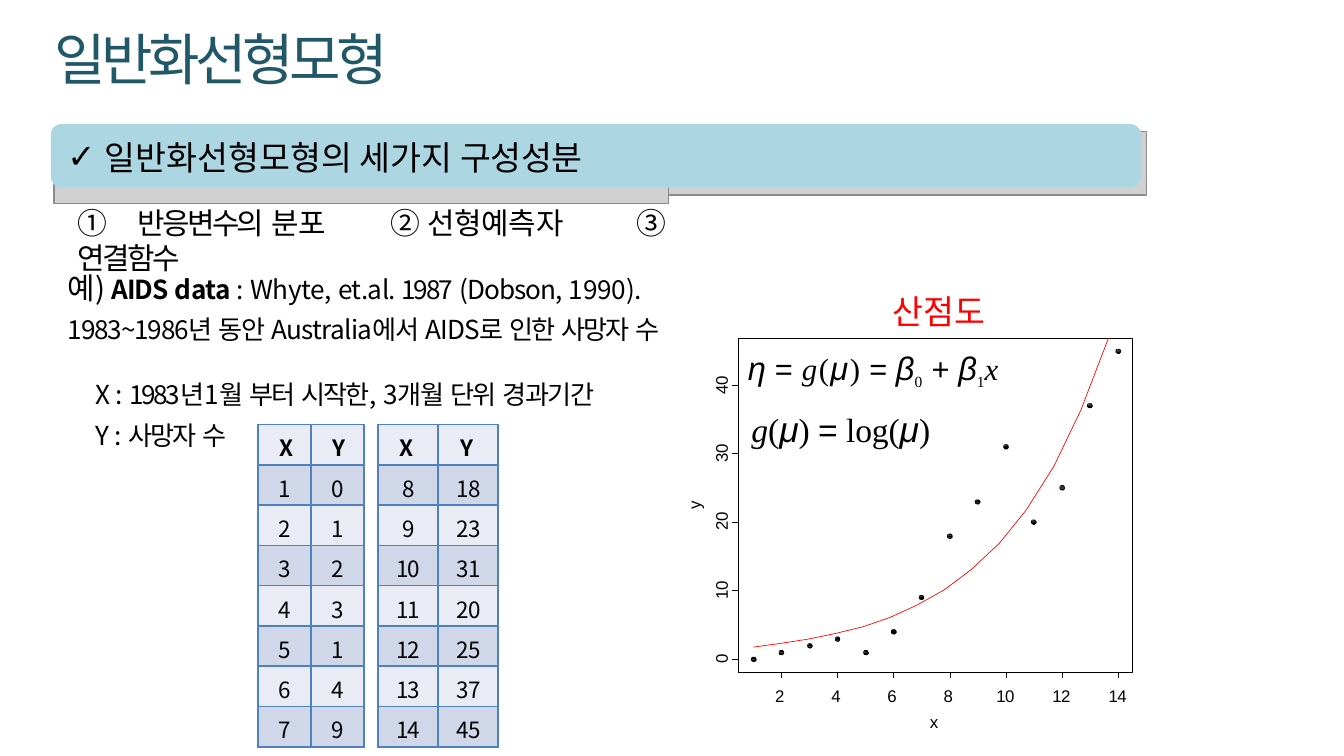
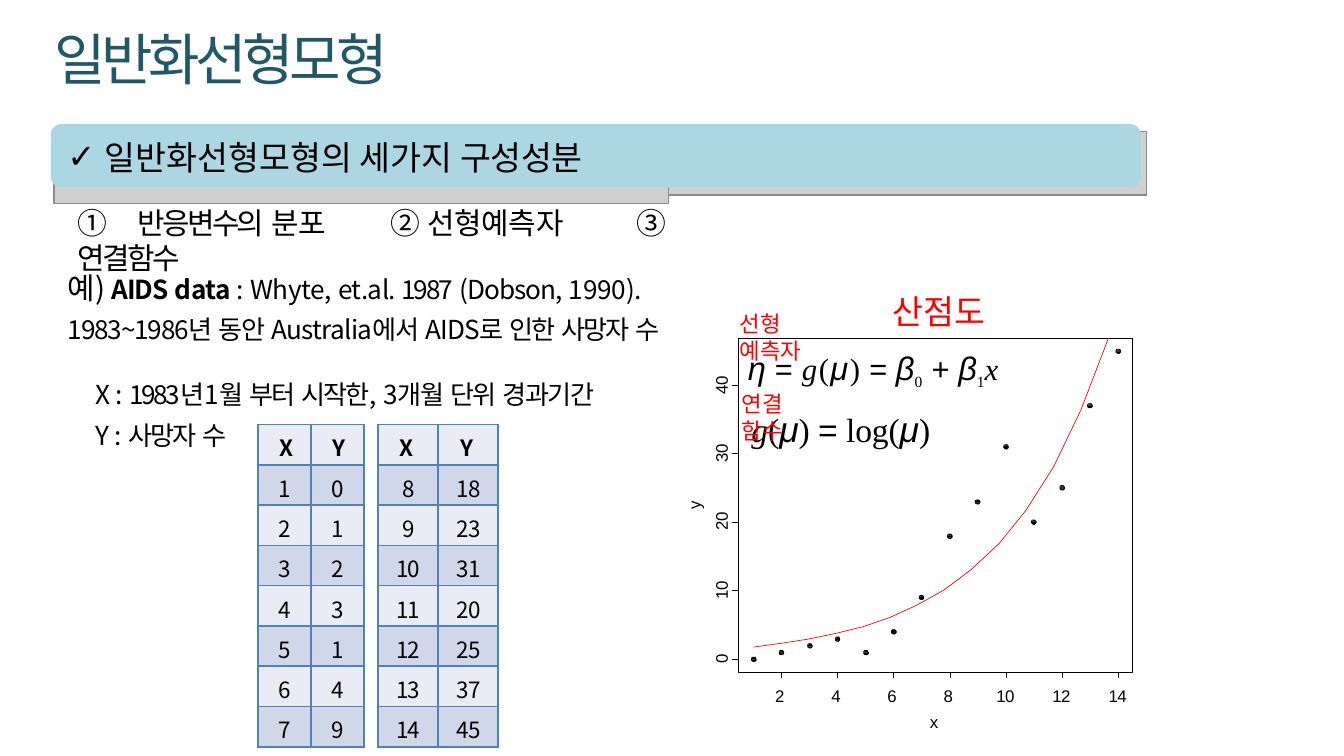
Before and after one commit to kukaro/KNOU-REGRESSION-MODEL, a slide deck: slide 6 of ch12/lecture/_12강_강의록_abcdpdf_pdf_ppt로_변환.pptx. Drawn at 1344x756 pixels with LibreOffice and Linux fonts; fonts in the diff are those of the drawing; grey boxes stand for pictures. Boxes give left, top, right and bottom in pixels: in the first picture for what was removed or moved away, otherwise in the second. Text is boxed around its words. In the diff, an @@ line names an element or a change of style, - is before the commit and + after.

Commit message:
fix: change ppt of ch12

```diff
--- a/ch12/lecture/_12강_강의록_abcdpdf_pdf_ppt로_변환.pptx
+++ b/ch12/lecture/_12강_강의록_abcdpdf_pdf_ppt로_변환.pptx
@@ text added at (x1=740, y1=313, x2=802, y2=365), 12 pt, text #FF0000 @@
+선형 예측자
@@ text added at (x1=742, y1=393, x2=783, y2=445), 12 pt, text #FF0000 @@
+연결 함수
```
Also in this commit, not shown: 2 other slides changed.
